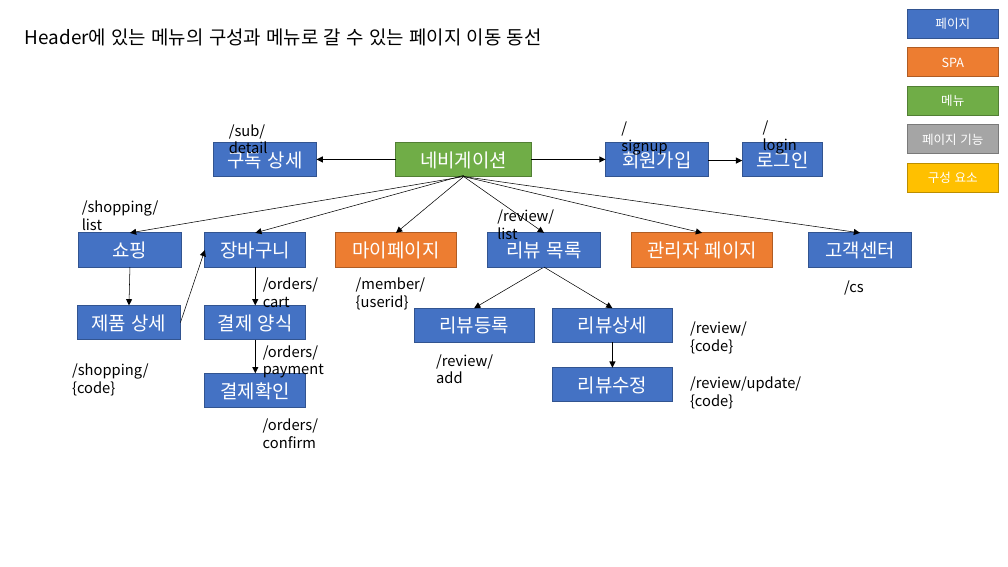
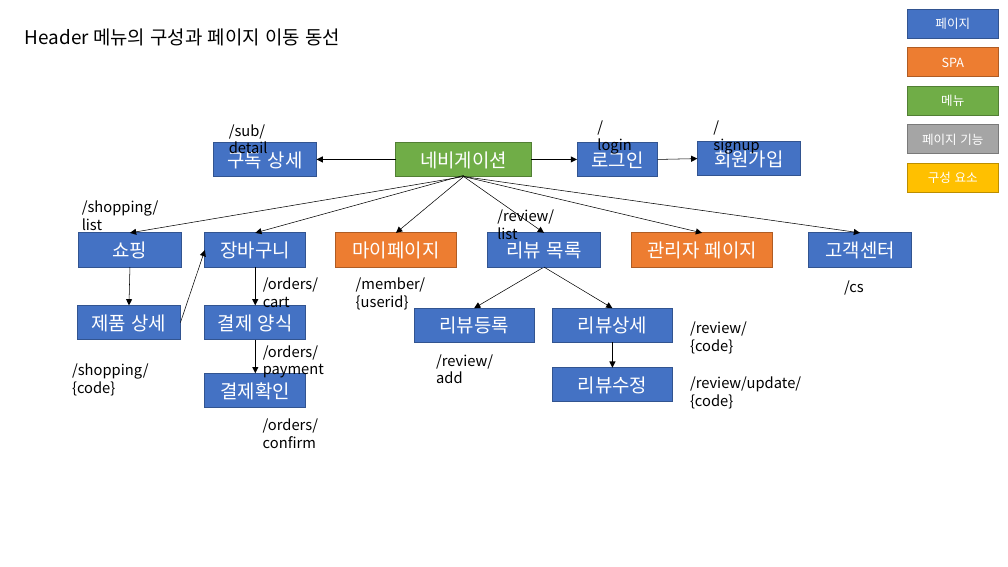
Before and after one commit to jihunz/HiSnack, a slide deck: slide 3 of document/ppt/Hi Snack! 페이지 구성.pptx. Drawn at 1008x567 pixels with LibreOffice and Linux fonts; fonts in the diff are those of the drawing. Boxes give left, top, right and bottom in pixels: in the first picture for what was removed or moved away, otherwise in the second. Text is boxed around its words. In the diff, an @@ line names an element or a change of style, - is before the commit and + after.

Commit message:
docs: 페이지 구성 ppt 수정(회원가입 페이지 접근 경로)

```diff
--- a/document/ppt/Hi Snack! 페이지 구성.pptx
+++ b/document/ppt/Hi Snack! 페이지 구성.pptx
@@ text at (25, 28, 340, 46): text changed @@
-Header에 있는 메뉴의 구성과 메뉴로 갈 수 있는 페이지 이동 동선
+Header 메뉴의 구성과 페이지 이동 동선
@@ text "/login": place and size @@
-text "/login" at (763, 135, 797, 154)
+text "/login" at (597, 135, 631, 154)
@@ text "/signup": place and size @@
-text "/signup" at (621, 136, 667, 155)
+text "/signup" at (713, 135, 759, 154)
@@ rectangle "로그인": place and size @@
-rectangle "로그인" at (743, 142, 823, 176)
+rectangle "로그인" at (577, 142, 658, 176)
@@ rectangle "회원가입": place and size @@
-rectangle "회원가입" at (606, 142, 709, 176)
+rectangle "회원가입" at (698, 141, 801, 175)
@@ arrow moved from (709, 160) - (743, 160) to (532, 160) - (577, 160) @@
@@ arrow moved from (532, 160) - (606, 160) to (658, 160) - (698, 159) @@
```
Also in this commit, not shown: 1 other slide changed.
